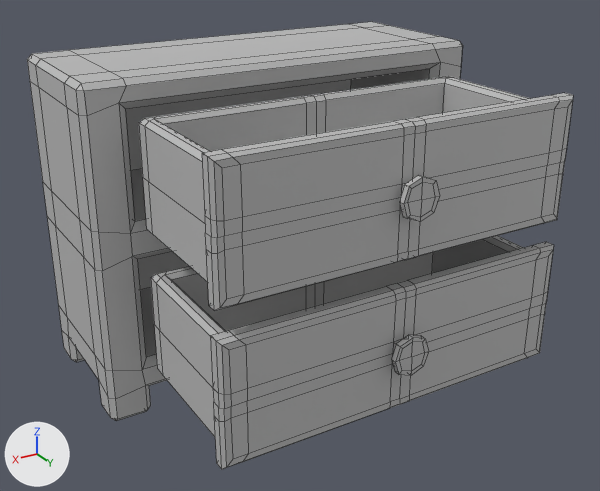
The FBX model HotSwap/Assets/Art/RawEnvironmentPackage/dresserPackage/dresser.fbx: old version first, new version second.
Camera for both pictures: a 50 mm lens placed at (1.46, 2.77, 1.76), pointed at (0.02, 0.37, 0.56). Arrows for +X, +Y and +Z are at lower left; the lights stay in place. Mesh edges are drawn as thin lines. Where no turn or scale is listed for an object, it has been applied to the vertices.
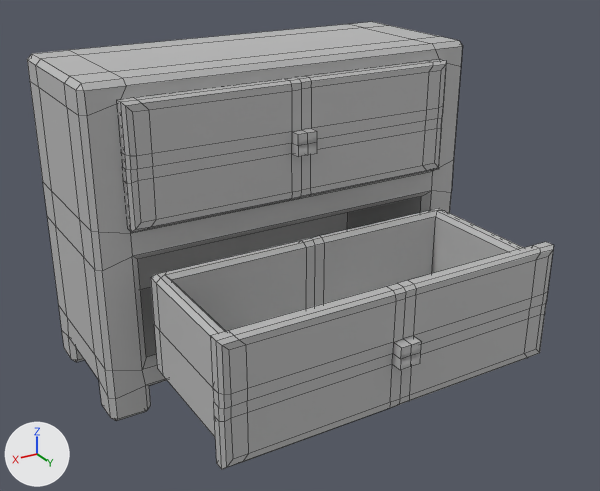
Pixel boxes [x1, y1, x2, y2] of what changed, in the pictures (600 x 491 px):
'pCube2', deleted: before [139, 76, 573, 311]
'pCube3', reshaped: before [151, 236, 554, 469]; after [151, 208, 554, 469]
'pCube4', added: after [117, 59, 446, 232]
part 1 of me_mesh_002, cut back: before [391, 335, 429, 376]; after [392, 336, 422, 370]

The change, as a list of edits to the scene's bpy script:
```text
Change me_mesh_002:
    used by ob_pcube3; location = (0.0, 0.68, 0.414)
    remove me_mesh_002.from_pydata(...)  # 211 vertices, 204 faces; spans x -0.643..0.643, y -0.288..0.336, z -0.215..0.215
    add me_mesh_002.from_pydata(...)  # 184 vertices, 184 faces; spans x -0.643..0.643, y -0.288..0.33, z -0.215..0.215
    me_mesh_002 part 1
    33 vertices are removed from x -0.618..0.618, y 0.243..0.336, z -0.07..0.191
    45 faces are deleted
    4 vertices move from x -0.048..0.053, y 0.315, z -0.055..0.052 to x -0.036..0.042, y 0.33, z -0.042..0.039
    6 vertices are added at (0.003, 0.288, -0.001), (-0.036, 0.33, -0.042), (0.003, 0.33, -0.001), (-0.036, 0.33, 0.039), (0.042, 0.33, -0.042), (0.042, 0.33, 0.039)
    25 new faces join them
Add me_mesh_002_1:
    me_mesh_002_1.from_pydata(...)  # 184 vertices, 184 faces; spans x -0.643..0.643, y -0.288..0.33, z -0.215..0.215
    me_mesh_002_1.materials.append(mat_lambert1)  # grey #bcbcbc
Remove ob_pcube2:
    ob_pcube2 = bpy.data.objects.new('pCube2', me_mesh_001)
    ob_pcube2.location = (0.0, 0.68, 0.39)
Add ob_pcube4:
    ob_pcube4 = bpy.data.objects.new('pCube4', me_mesh_002_1)
    ob_pcube4.location = (0.0, 0.057, 0.944)
```
